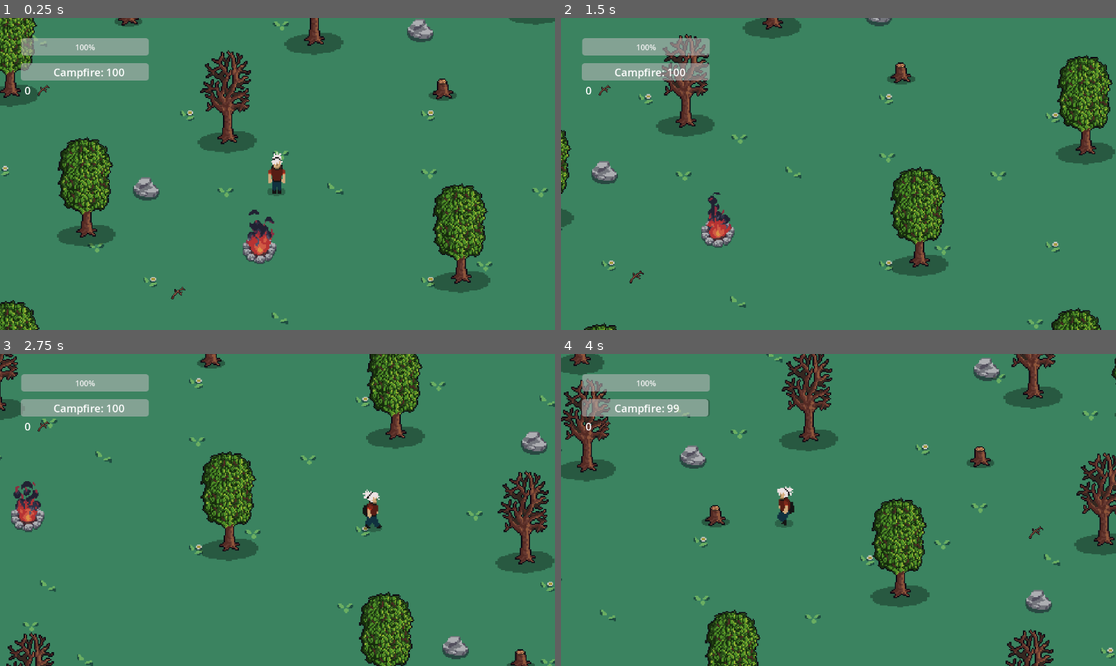
Above: before the commit, frames 1-4 (two rows, left to right).
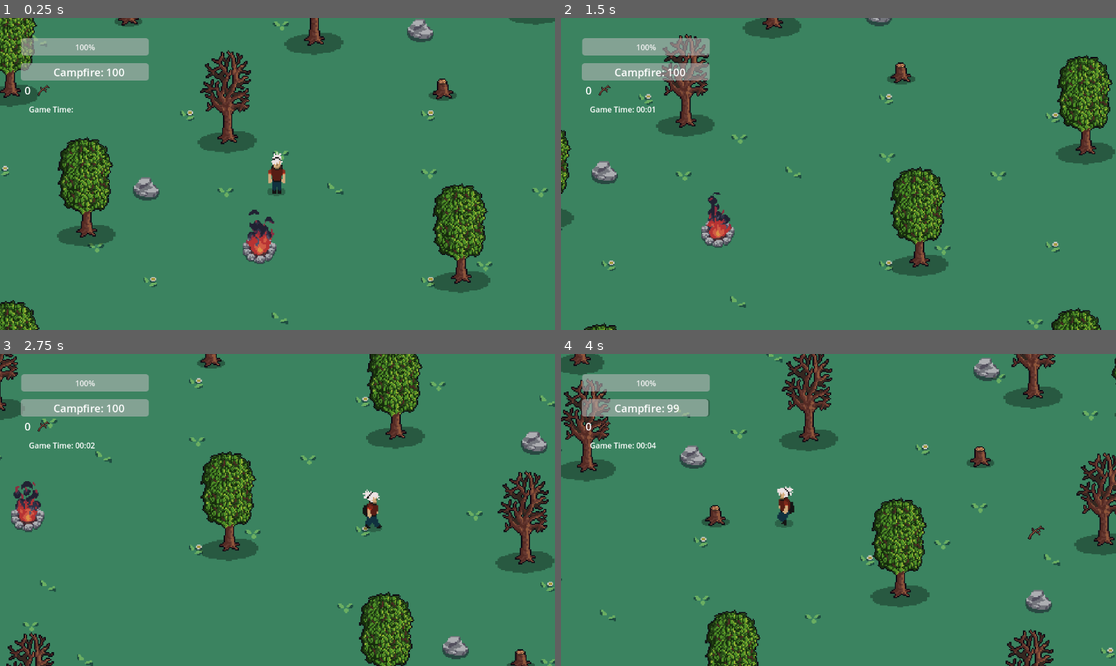
Above: after the commit, the same moments.

Repository: DenysSkobalo/University-Project
Game: Godot game, scene res://scenes/World/world.tscn
Same seed, same stepped clock (60 frames per second), same inputs: the game is played once before the commit and once after it.
Inputs:
- Up to frame 1 (0.25 s): no input
- Up to frame 2 (1.5 s): hold D (Right) 0.53-1.28 s; tap E (Interact) at 0.6, 1.35 s; hold S (Down) from 1.28 s (still down)
- Up to frame 3 (2.75 s): release S (Down) at 2.03 s; hold D (Right) from 2.03 s (still down); tap E (Interact) at 2.1 s
- Up to frame 4 (4 s): release D (Right) at 2.78 s; hold W (Up) 2.78-3.53 s; tap E (Interact) at 2.85, 3.6 s; hold A (Left) from 3.53 s (still down)

The runs differ from the first frame. In frame 1, 0.1% of the frame differs, in the area x 5-34%, y 28-91%; in frame 2, 0.2%, in the area x 5-17%, y 28-86%; in frame 3, 0.1%; in frame 4, 0.2%.

Commit message:
Added game timer

Diff:
--- a/scenes/Collectibles/branch.tscn
+++ b/scenes/Collectibles/branch.tscn
@@ -1,22 +1,23 @@
 [gd_scene load_steps=4 format=3 uid="uid://cpux8jskt4x4a"]
 
-[ext_resource type="Texture2D" uid="uid://81xvvxolig7f" path="res://assets/Trees/Forage Items/Singles/Forage Items/06_Oak_Branch.png" id="1_a56x1"]
-[ext_resource type="Script" path="res://scenes/Collectibles/branch.gd" id="1_bptq1"]
+[ext_resource type="Script" path="res://scenes/Collectibles/branch.gd" id="1_ttr0v"]
+[ext_resource type="Texture2D" uid="uid://81xvvxolig7f" path="res://assets/Trees/Forage Items/Singles/Forage Items/06_Oak_Branch.png" id="2_7ifiu"]
 
-[sub_resource type="SegmentShape2D" id="SegmentShape2D_0boo1"]
-a = Vector2(4, -4)
-b = Vector2(-5, 5)
+[sub_resource type="SegmentShape2D" id="SegmentShape2D_br00q"]
+a = Vector2(3, -12)
+b = Vector2(-8, -1)
 
-[node name="Area2D" type="Area2D"]
+[node name="Branch" type="Area2D"]
 collision_layer = 8
 collision_mask = 2
-script = ExtResource("1_bptq1")
+script = ExtResource("1_ttr0v")
 
 [node name="CollisionShape2D" type="CollisionShape2D" parent="."]
-shape = SubResource("SegmentShape2D_0boo1")
+position = Vector2(2, 7)
+shape = SubResource("SegmentShape2D_br00q")
 
 [node name="Sprite2D" type="Sprite2D" parent="."]
-scale = Vector2(0.5, 0.5)
-texture = ExtResource("1_a56x1")
+scale = Vector2(0.5625, 0.5625)
+texture = ExtResource("2_7ifiu")
 
 [connection signal="body_entered" from="." to="." method="_on_body_entered"]
--- a/scenes/World/world.tscn
+++ b/scenes/World/world.tscn
@@ -10,7 +10,6 @@
 [ext_resource type="PackedScene" uid="uid://baq0nge3jspoj" path="res://scenes/Decorations/small_tree.tscn" id="8_0lc70"]
 [ext_resource type="PackedScene" uid="uid://cmn5232jd7gmm" path="res://scenes/Decorations/small_rock.tscn" id="9_2uu17"]
 [ext_resource type="Script" path="res://scenes/World/Collectibles.gd" id="10_aieom"]
-[ext_resource type="PackedScene" uid="uid://cpux8jskt4x4a" path="res://scenes/Collectibles/branch.tscn" id="10_igcmc"]
 [ext_resource type="Texture2D" uid="uid://81xvvxolig7f" path="res://assets/Trees/Forage Items/Singles/Forage Items/06_Oak_Branch.png" id="11_o8ioq"]
 
 [sub_resource type="GDScript" id="GDScript_oyc4f"]
@@ -18,6 +17,18 @@
 
 func _process(delta):
 	text = str($\"../../../Player\".branches)
+"
+
+[sub_resource type="GDScript" id="GDScript_83p0h"]
+script/source = "extends Label
+
+var game_time = 0
+
+func _on_game_timer_timeout():
+	game_time += 1
+	var minutes = game_time / 60
+	var seconds = game_time % 60
+	$\".\".text = \"Game Time: %02d:%02d\" % [minutes, seconds]
 "
 
 [node name="World" type="Node"]
@@ -201,9 +212,6 @@
 [node name="Timer" type="Timer" parent="Collectibles"]
 wait_time = 3.0
 autostart = true
-
-[node name="Branch" parent="Collectibles" instance=ExtResource("10_igcmc")]
-position = Vector2(261, 205)
 
 [node name="CanvasLayer" type="CanvasLayer" parent="."]
 
@@ -245,4 +253,16 @@
 offset_bottom = 78.0
 value = 100.0
 
+[node name="GameTimerLabel" type="Label" parent="CanvasLayer"]
+offset_left = 60.0
+offset_top = 178.0
+offset_right = 157.0
+offset_bottom = 201.0
+text = "Game Time: "
+script = SubResource("GDScript_83p0h")
+
+[node name="GameTimer" type="Timer" parent="."]
+autostart = true
+
 [connection signal="timeout" from="Collectibles/Timer" to="Collectibles" method="_on_timer_timeout"]
+[connection signal="timeout" from="GameTimer" to="CanvasLayer/GameTimerLabel" method="_on_game_timer_timeout"]
